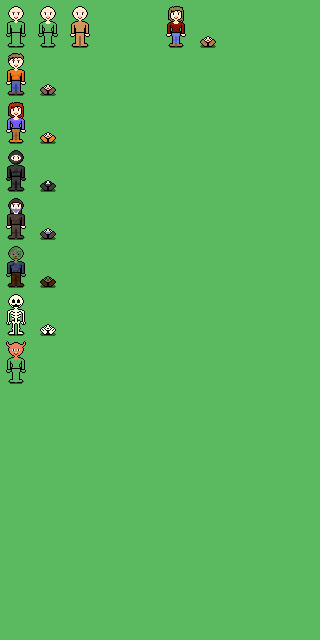
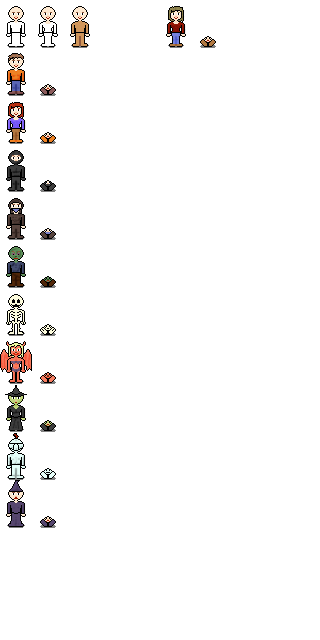
Comparing the layer stacks of the two 320 × 640 images. Changes:
painted on "Shading" over bbox(0, 351, 32, 527)
painted on "Characters" over bbox(0, 208, 56, 528)
hid "Background" over bbox(0, 0, 320, 640)
